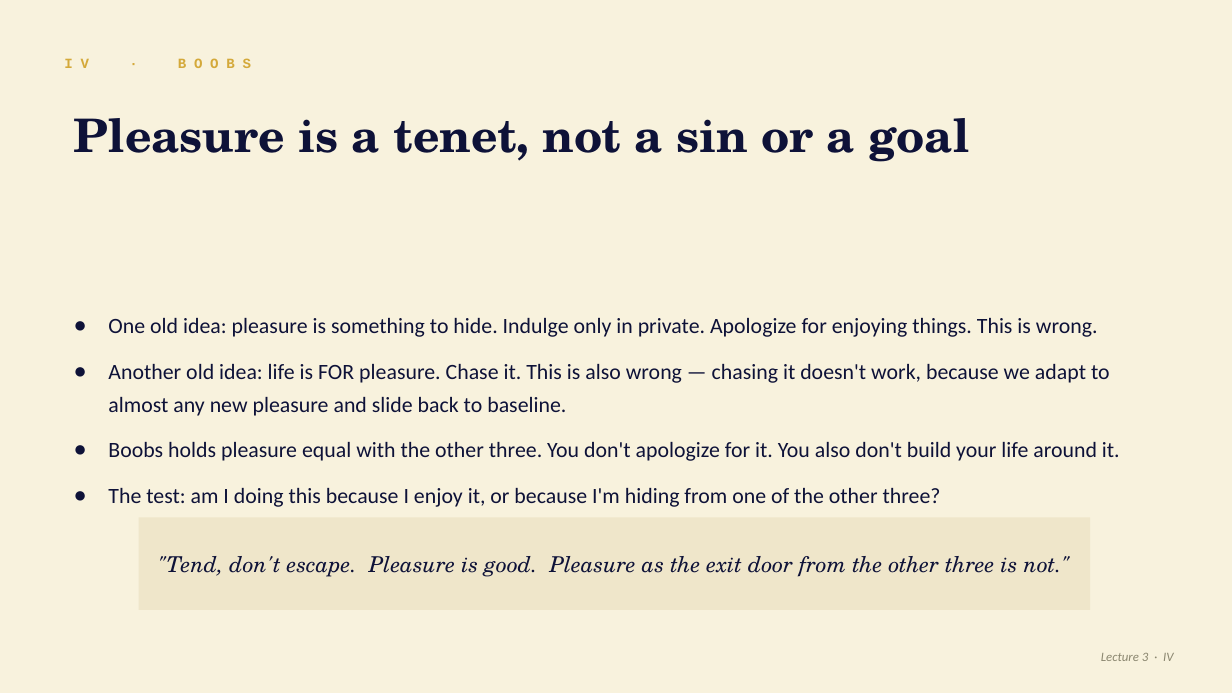
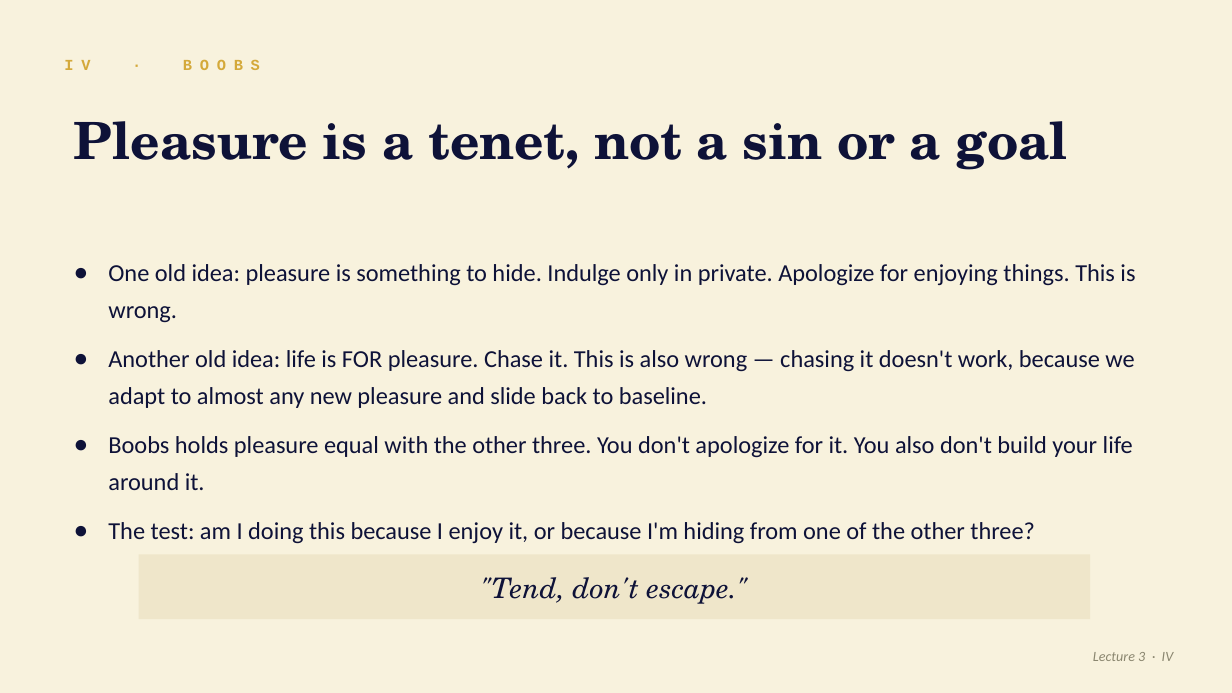
Before and after one commit to DerekSleepfield/webs-aight, a slide deck: slide 14 of assets/the-4b-framework.pptx. Drawn at 1232x693 pixels with LibreOffice and Linux fonts; fonts in the diff are those of the drawing. Boxes give left, top, right and bottom in pixels: in the first picture for what was removed or moved away, otherwise in the second. Text is boxed around its words. In the diff, an @@ line names an element or a change of style, - is before the commit and + after.

Commit message:
Lecture 3 deck: bump body fonts and de-overlap
- Bullets 17 → 19/20pt, pull-quotes 17 → 19/20pt, diagnostic body
  15 → 17pt, tend/escape table 13-14 → 15-16pt with taller rows
  (0.65 → 0.70), creed 30 → 36pt.
- Section-divider title sizes bumped (54 → 58, 'Bob/Bib/B(l)ab/Boobs'
  hero word 90 → 100pt).
- Slide 6 title shortened ('A picture: the phone call ten years out'
  → 'The phone call, ten years out') so it fits on one line.
- Slide 9 bullet container height locked so the pull-quote can't be
  pushed into; slide 14 5th-bullet 'Tend, don't escape.' lifted out
  as a centered closing takeaway.
- Slide 11 title shortened ('Bab is connection. Blab is connection
  drowned out.' → 'Bab vs. blab') for single-line balance.

```diff
--- a/assets/the-4b-framework.pptx
+++ b/assets/the-4b-framework.pptx
@@ text "IV · BOOBS" at (108,436,169,453): size 11 to 12 pt @@
@@ text "Pleasure is a tenet, not ..." at (74,121,1068,170): size 36 to 40 pt @@
@@ text "One old idea: pleasure is ...": place and size @@
-text "One old idea: pleasure is ..." at (108,318,1120,507)
+text "One old idea: pleasure is ..." at (108,264,1135,544)
@@ text "One old idea: pleasure is ..." at (108,264,1135,544): size 17 to 19 pt @@
@@ rectangle ""Tend, don't escape."": place and size @@
-rectangle ""Tend, don't escape."" at (139,518,1091,610)
+rectangle ""Tend, don't escape."" at (139,555,1091,619)
@@ text in rectangle at (481,577,748,604): text changed; size 17 to 22 pt @@
-"Tend, don't escape. Pleasure is good. Pleasure as the exit door from the other three is not."
+"Tend, don't escape."
@@ text "Lecture 3 · IV" at (1093,652,1174,661): size 10 to 11 pt @@
```
Also in this commit, not shown: 17 other slides changed, 1 other file.
